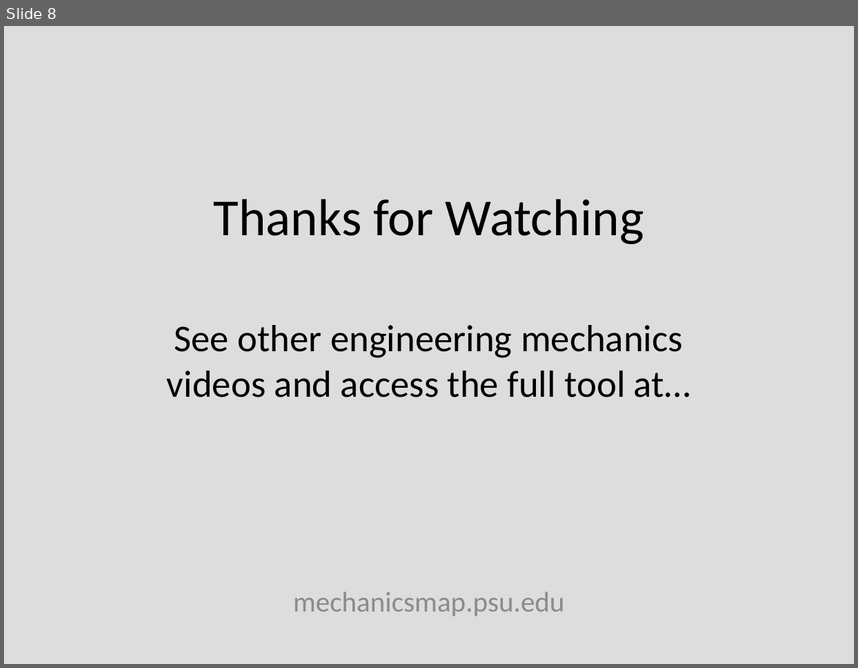
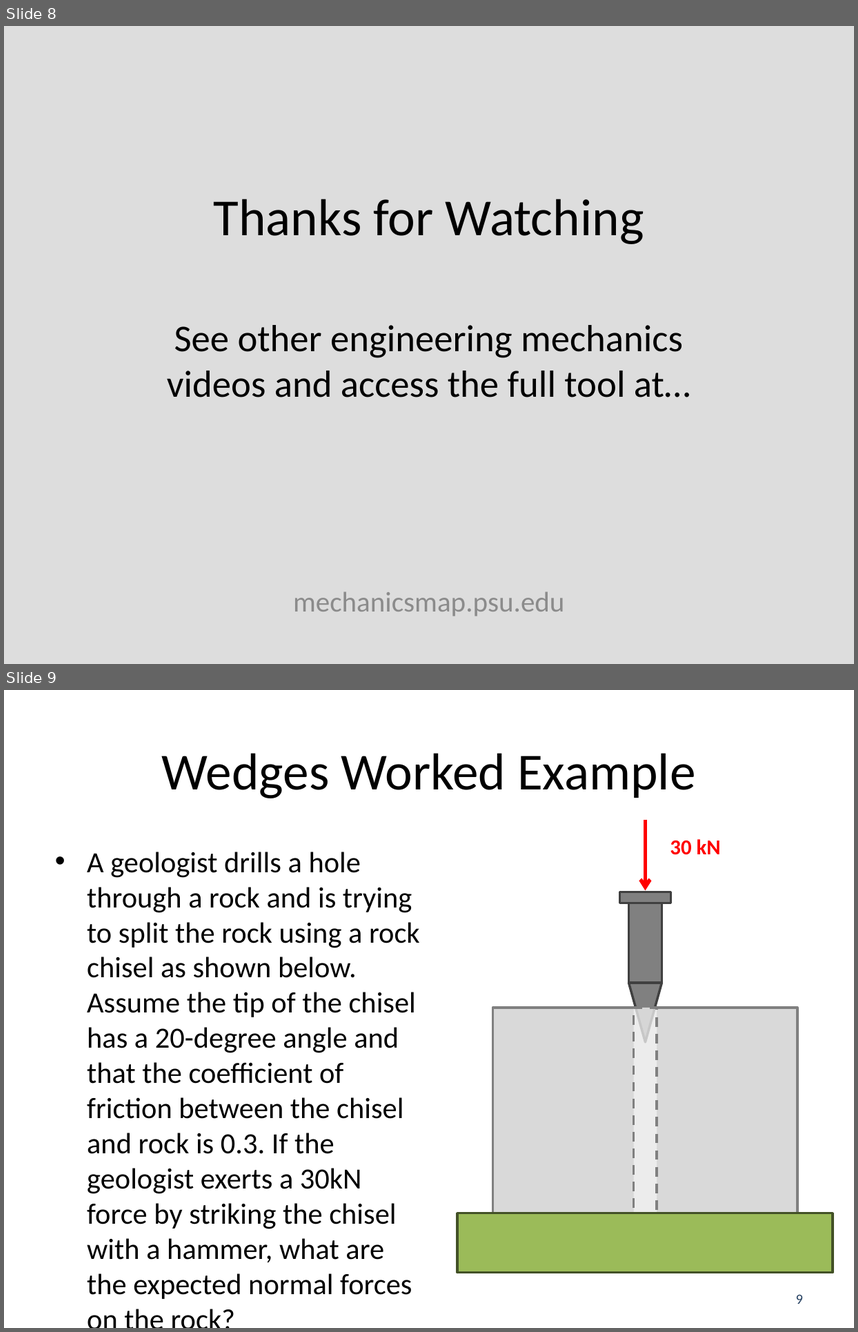
Before and after one commit to JacobMoore/mechanics_textbook, a slide deck: Lecture Slides/VideoLectureSlides/7.3.pptx. Shown one above the other, each under a label of ours: slide 8 before the commit, slides 8 and 9 after it. The pictures are 858x668 and 858x1332 pixels, drawn with LibreOffice and Linux fonts; fonts in the diff are those of the drawing; background and template pictures are left out. Boxes give left, top, right and bottom in pixels: in the first picture for what was removed or moved away, otherwise in the second. Text is boxed around its words. In the diff, an @@ line names an element or a change of style, - is before the commit and + after.

```diff
--- a/Lecture Slides/VideoLectureSlides/7.3.pptx
+++ b/Lecture Slides/VideoLectureSlides/7.3.pptx
@@ slide 9 added at [4, 690, 854, 1328], background #FFFFFF @@
@@ title added at [162, 753, 695, 798], 44 pt, text #000000 @@
+Wedges Worked Example
@@ arrow added from (645, 819) to (645, 891), #FF0000 3 pt @@
@@ text added at [87, 851, 420, 1263], 24.8 pt, text #000000 @@
+• A geologist drills a hole through a rock and is trying to split the rock using a rock chisel as shown below. Assume the tip of the chisel has a 20-degree angle and that the coefficient of friction between the chisel and rock is 0.3. If the geologist exerts a 30kN force by striking the chisel with a hammer, what are the expected normal forces on the rock?
@@ text added at [670, 839, 721, 855], 18 pt, text #FF0000, bold @@
+30 kN
@@ rectangle added at [619, 891, 671, 903], fill #808080, outline #404040 2 pt @@
@@ rectangle added at [629, 899, 662, 983], fill #808080, outline #404040 2 pt @@
@@ triangle added at [629, 983, 662, 1042], fill #808080, outline #404040 2 pt @@
@@ rectangle added at [493, 1007, 797, 1213], fill #D9D9D9, outline #808080 2 pt @@
@@ rectangle added at [634, 1007, 657, 1213], fill #F2F2F2 at 76% opacity, outline #808080 2 pt dashed @@
@@ rectangle added at [457, 1213, 833, 1272], fill #9BBB59, outline #445227 2 pt @@
@@ page number added at [796, 1294, 803, 1303], 12 pt, text #254061 @@
+9
```
Also in this commit, not shown: 1 slide changed, 1 slide removed, 41 other files.
